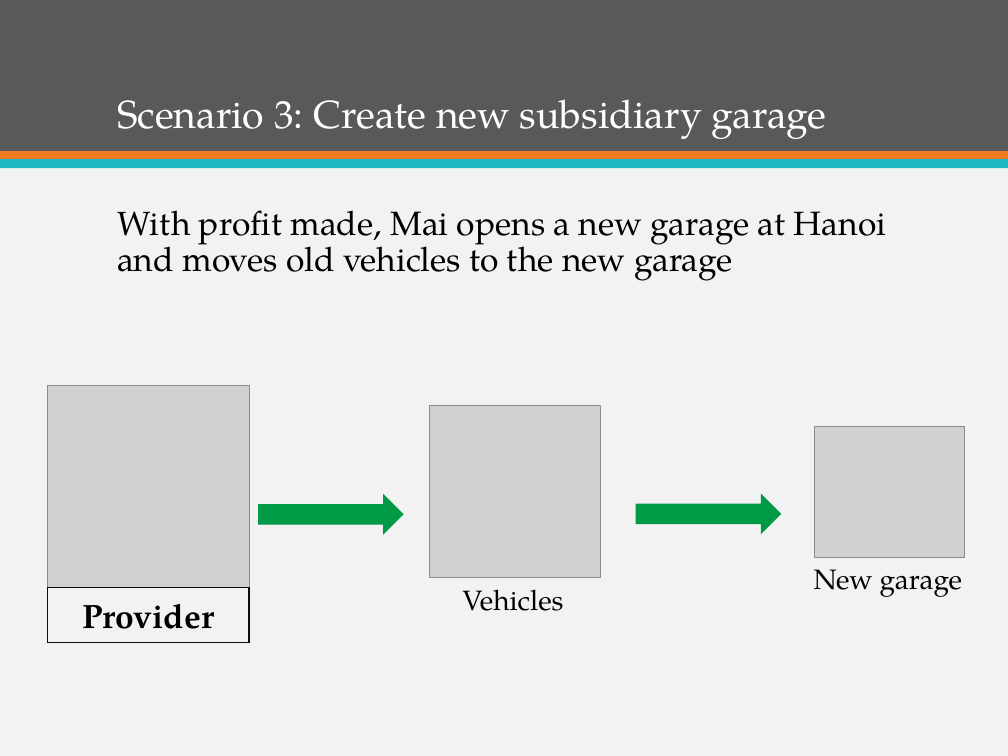
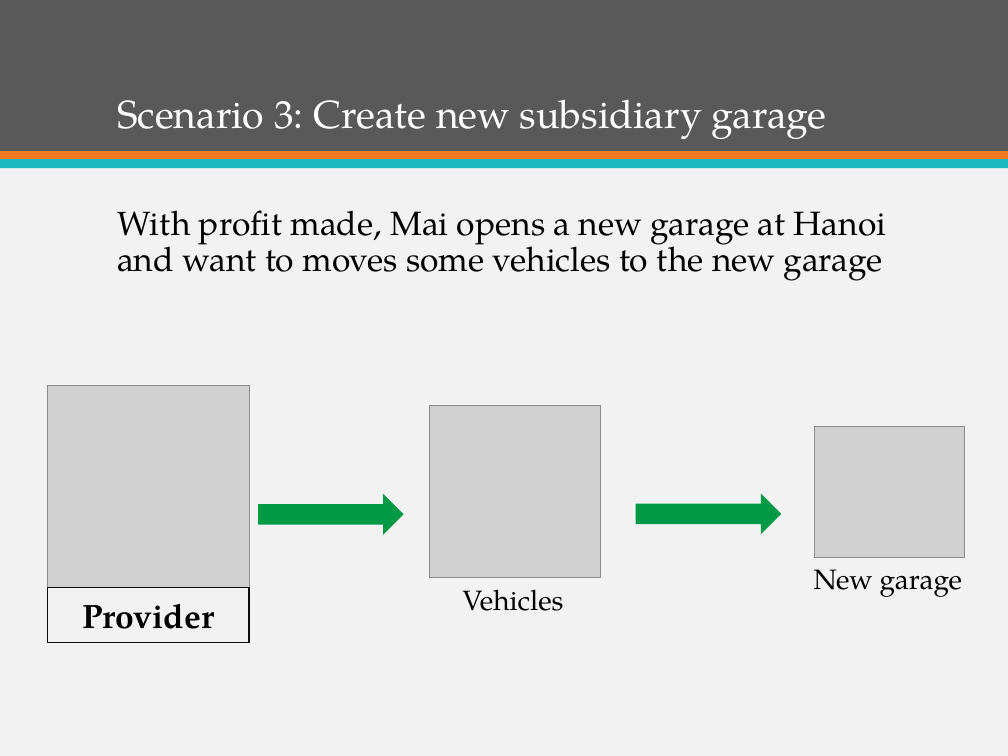
Before and after one commit to firzgard/CarRentalPortal, a slide deck: slide 46 of slide/CAR RENTAL PORTAL-Official.pptx (slide 47 before the commit). Drawn at 1008x756 pixels with LibreOffice and Linux fonts; fonts in the diff are those of the drawing; grey boxes stand for pictures. Boxes give left, top, right and bottom in pixels: in the first picture for what was removed or moved away, otherwise in the second. Text is boxed around its words. In the diff, an @@ line names an element or a change of style, - is before the commit and + after.

```diff
--- a/slide/CAR RENTAL PORTAL-Official.pptx
+++ b/slide/CAR RENTAL PORTAL-Official.pptx
@@ text at <box>117,210,886,281</box>: text changed @@
-With profit made, Mai opens a new garage at Hanoi and moves old vehicles to the new garage
+With profit made, Mai opens a new garage at Hanoi and want to moves some vehicles to the new garage
```
Also in this commit, not shown: 3 other slides changed, 1 slide removed.
